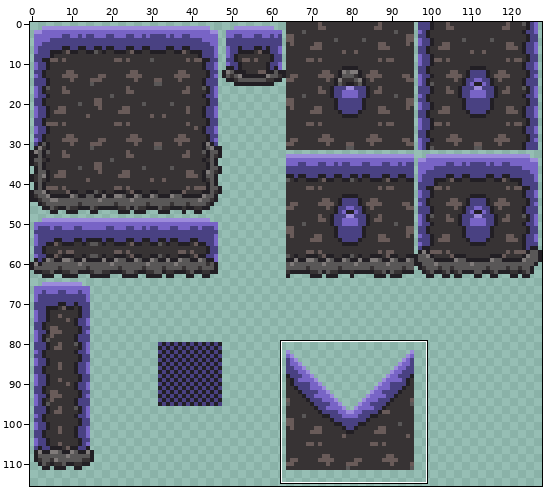
File history of a sprite sheet, assets/textures/tilemaps/garden/mycilium_grass.png. The first picture is a wide view before the edit; the outline marks the close-up.
Close-up. As it was:
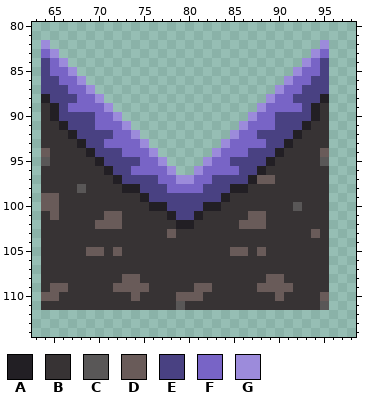
The file is 128x128 pixels. Colours within 5 levels of each other are drawn and written as one. Shown: x 63..98, y 80..114. The wide view leaves out empty margins. The commit also changed other parts of the picture, which this record leaves out.
Palette (. is transparent): A #221f24  B #373334  C #595757  D #695b59  E #494182  F #7864c6  G #9c8bdb
Pixels before, first column x 64:
 82 G..............................G
 83 FG............................GF
 84 EFG..........................GFE
 85 EFFG........................GFFE
 86 EEFFG......................GFFEE
 87 EEEFFG....................GFFEEE
 88 AEEEFFG..................GFFEEEA
 89 BAEFFFFG................GFFFFEAB
 90 BAEEEEFFG..............GFFEEEEAB
 91 BBAEEEFFFG............GFFFEEEABB
 92 BBBAEEEEFFG..........GFFEEEEABBB
 93 BBBBAEEFFFFG........GFFFFEEABBBB
 94 DBBBBAEEEFFFG......GFFFEEEABBBBD
 95 CBBBBBAEEEEFFG....GFFEEEEABBBBBC
 96 BBBBBBBAEEFFFFG..GFFFFEEABBBBBBB
 97 BBBBBBBBAEEEEFFGGFFEEEEADDBBBBBB
 98 BBBBCBBBBAAEEEFFFFEEEAABBBBBBBBB
 99 DDBBBBBBBBBAEEEEEEEEABBBBBBBBBBB
100 DDBBBBBBBBBBAAEEEEAABBBBBBBBCBBB
101 BDBBBBBDDBBBBBAEEABBBBBDDBBBBBBB
102 BBBBBBDDDBBBBBBAABBBBBDDDBBBBBBB
103 BBBBBBBBBBBBBBDBBBBBBBBBBBBBBBDB
104 BBBBBBBBBBBBBBBBBBBBBBBBBBBBBBBB
105 BBBBBDDBDBBBBBBBBBBBBDDBDBBBBBBB
106 BBBBBBBBBBBBBBBBBBBBBBBBBBBBBBBB
107 BBBBBBBBBBBBBBBBBBBBBBBBBBBBBBBB
108 BBBBBBBBBDDBBBBBBBBBBBBBBDDBBBBB
109 BDDBBBBBDDDDBBBBBDDBBBBBDDDDBBBB
110 DDBBBBBBBBDBBBBDDDBBBBBBBBDBBBBD
111 BBBBBBBBBBBBBBBCBBBBBBBBBBBBBBBC
The same view after the edit:
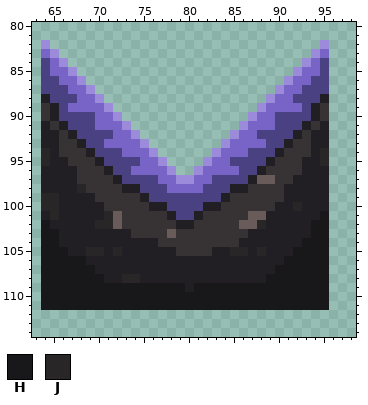
Colours new in this view: H #18181b  J #292628
Changes in this commit:
Changed rows in their new state; - is an unchanged pixel.
first column x 64:
 91 A------------------------------A
 92 AA----------------------------AA
 93 AA----------------------------AA
 94 JA----------------------------AJ
 95 JAA--------------------------AAJ
 96 AAAA-------------------------AAA
 97 AAAA------------------------AAAA
 98 AAAAJ----------------------AAAAA
 99 JJAAAA---------------------AAAAA
100 JJAAAAA-------------------AAJAAA
101 AJAAAAAJ-----------------AAAAAAH
102 HAAAAAJJ----------------JAAAAAHH
103 HHAAAAAAAA-------------AAAAAAAHH
104 HHAAAAAAAAAAA---------AAAAAAAHHH
105 HHHAAJJAJAAAAAA----AAJJAJAAAHHHH
106 HHHHHAAAAAAAAAAAAAAAAAAAAAAHHHHH
107 HHHHHHAAAAAAAAAAAAAAAAAAAAHHHHHH
108 HHHHHHHAAJJAAAAAAAAAAAAAAHHHHHHH
109 HHHHHHHHHHHHHHHHAHHHHHHHHHHHHHHH
110 HHHHHHHHHHHHHHHHHHHHHHHHHHHHHHHH
111 HHHHHHHHHHHHHHHHHHHHHHHHHHHHHHHH
Changed places in both close-ups, as pixel boxes (x1, y1, x2, y2):
changed: (41, 121, 329, 310)
